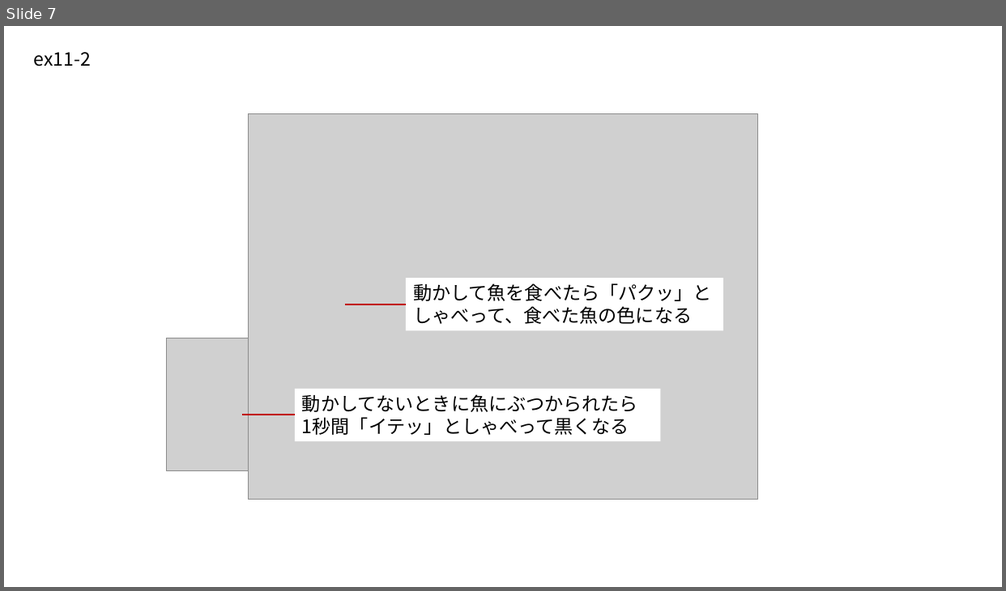
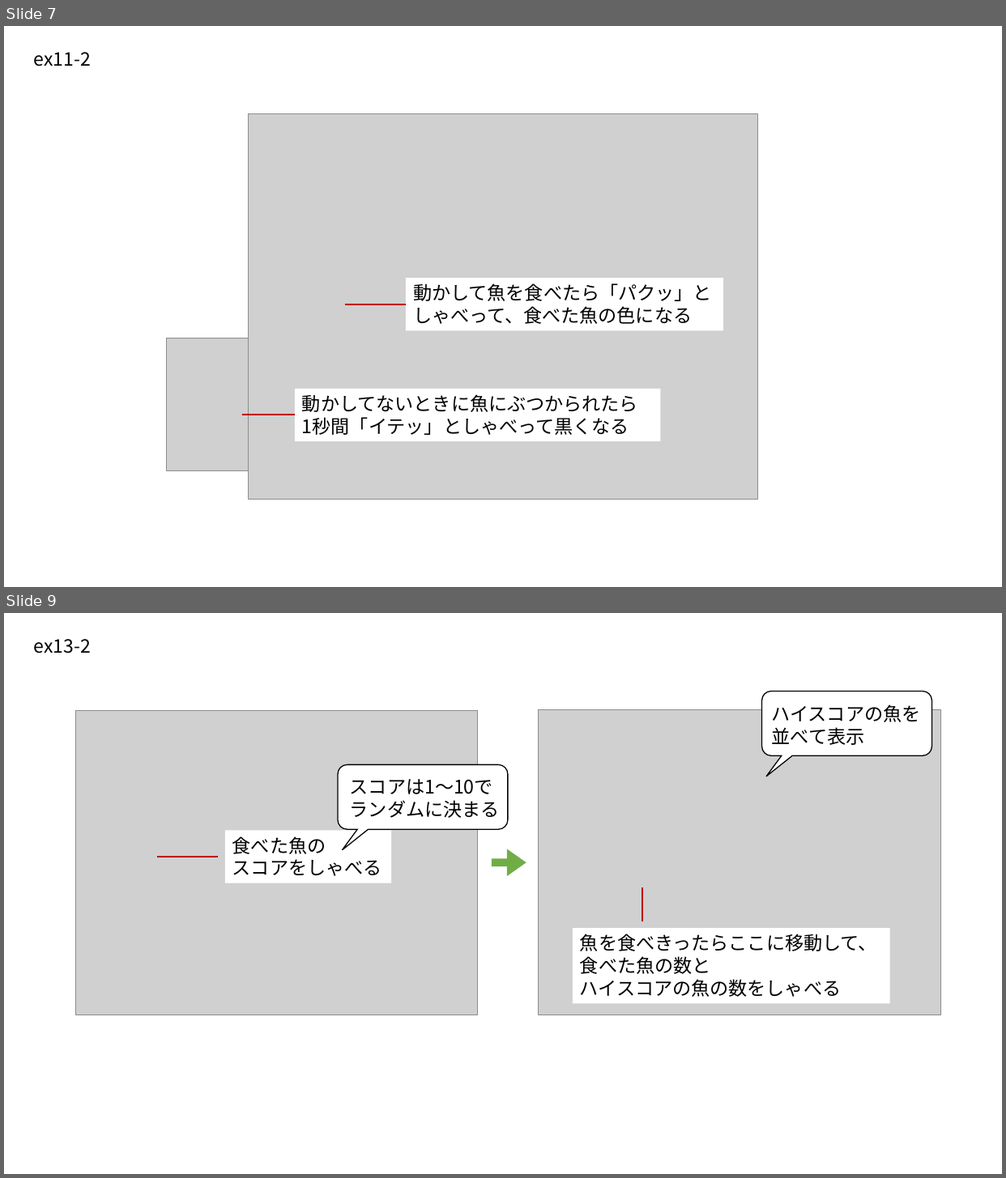
Before and after one commit to p5nyan/p5nyan.github.io, a slide deck: lesson/fig/ex-figs.pptx. Shown one above the other, each under a label of ours: slide 7 before the commit, slides 7 and 9 after it; the slides between them are not shown. The pictures are 1006x591 and 1006x1178 pixels, drawn with LibreOffice and Linux fonts; fonts in the diff are those of the drawing; grey boxes stand for pictures. Boxes give left, top, right and bottom in pixels: in the first picture for what was removed or moved away, otherwise in the second. Text is boxed around its words. In the diff, an @@ line names an element or a change of style, - is before the commit and + after.

```diff
--- a/lesson/fig/ex-figs.pptx
+++ b/lesson/fig/ex-figs.pptx
@@ slide 9 added at (4, 613, 1002, 1174), background #FFFFFF @@
@@ text added at (34, 639, 91, 653), 18 pt, text #000000 @@
+ex13-2
@@ freeform shape added at (762, 691, 932, 776), fill #FFFFFF, outline #000000 1 pt @@
@@ text added at (772, 705, 921, 745), 18 pt, text #000000 @@
+ハイスコアの魚を
+並べて表示
@@ picture added at (76, 710, 478, 1015) @@
@@ picture added at (539, 710, 941, 1016) @@
@@ freeform shape added at (338, 765, 508, 850), fill #FFFFFF, outline #000000 1 pt @@
@@ text added at (350, 779, 500, 818), 18 pt, text #000000 @@
+スコアは1〜10で
+ランダムに決まる
@@ rectangle added at (225, 830, 391, 884), fill #FFFFFF, 18 pt, text #000000 @@
+食べた魚の
+スコアをしゃべる
@@ right arrow added at (492, 849, 526, 875), fill #70AD47 @@
@@ line added from (157, 857) to (218, 857), #C00000 1.5 pt @@
@@ line added from (642, 888) to (642, 922), #C00000 1.5 pt @@
@@ rectangle added at (573, 928, 890, 1003), fill #FFFFFF, 18 pt, text #000000 @@
+魚を食べきったらここに移動して、
+食べた魚の数と
+ハイスコアの魚の数をしゃべる
```
Also in this commit, not shown: 1 slide changed, 1 slide removed, 2 other files.
